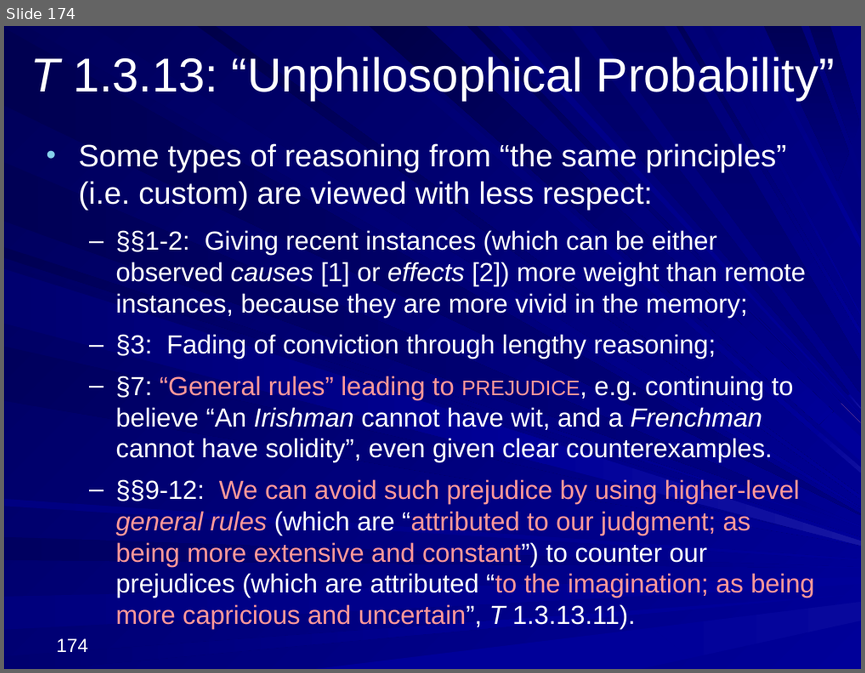
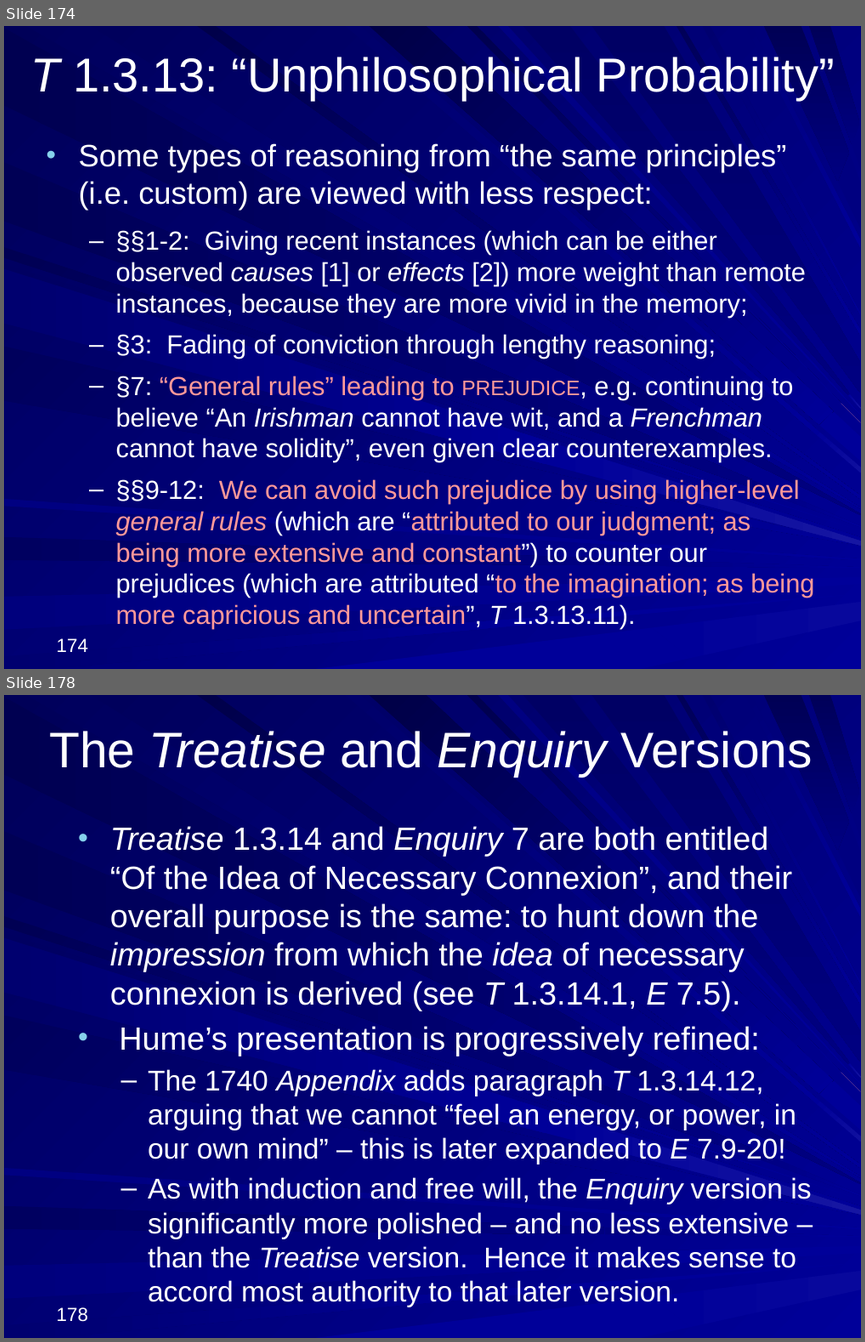
Before and after one commit to englishphilosophy/hume-texts-online, a slide deck: teaching/lectures/2025_Hume_MT_current.pptx. Shown one above the other, each under a label of ours: slide 174 before the commit, slides 174 and 178 after it; the slides between them are not shown. The pictures are 865x673 and 865x1342 pixels, drawn with LibreOffice and Linux fonts; fonts in the diff are those of the drawing. Boxes give left, top, right and bottom in pixels: in the first picture for what was removed or moved away, otherwise in the second. Text is boxed around its words. In the diff, an @@ line names an element or a change of style, - is before the commit and + after.

```diff
--- a/teaching/lectures/2025_Hume_MT_current.pptx
+++ b/teaching/lectures/2025_Hume_MT_current.pptx
@@ slide 178 added at bbox=[4, 695, 861, 1338], background gradient #000078 to #000099; not listed: 37 template elements that a slide beside it also shows @@
@@ title added at bbox=[49, 731, 812, 777], 42 pt, text #FFFFFF, italic @@
+The Treatise and Enquiry Versions
@@ text added at bbox=[110, 826, 811, 1307], 24 pt, text #FFFFFF @@
+• Treatise 1.3.14 and Enquiry 7 are both entitled “Of the Idea of Necessary Connexion”, and their overall purpose is the same: to hunt down the impression from which the idea of necessary connexion is derived (see T 1.3.14.1, E 7.5).
+• Hume’s presentation is progressively refined:
+  – The 1740 Appendix adds paragraph T 1.3.14.12, arguing that we cannot “feel an energy, or power, in our own mind” – this is later expanded to E 7.9-20!
+  – As with induction and free will, the Enquiry version is significantly more polished – and no less extensive – than the Treatise version. Hence it makes sense to accord most authority to that later version.
@@ page number added at bbox=[57, 1307, 88, 1321], 16 pt, text #FFFFFF @@
+178
```
Also in this commit, not shown: 1 slide changed, 47 other slides added, 2 other files.
